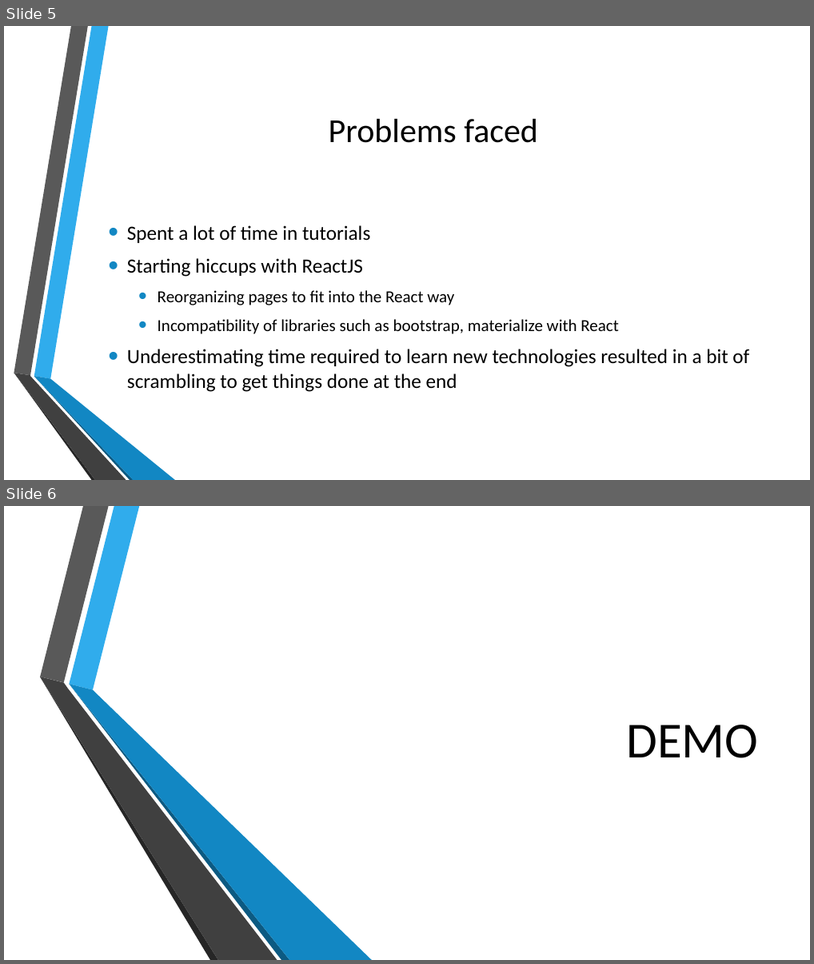
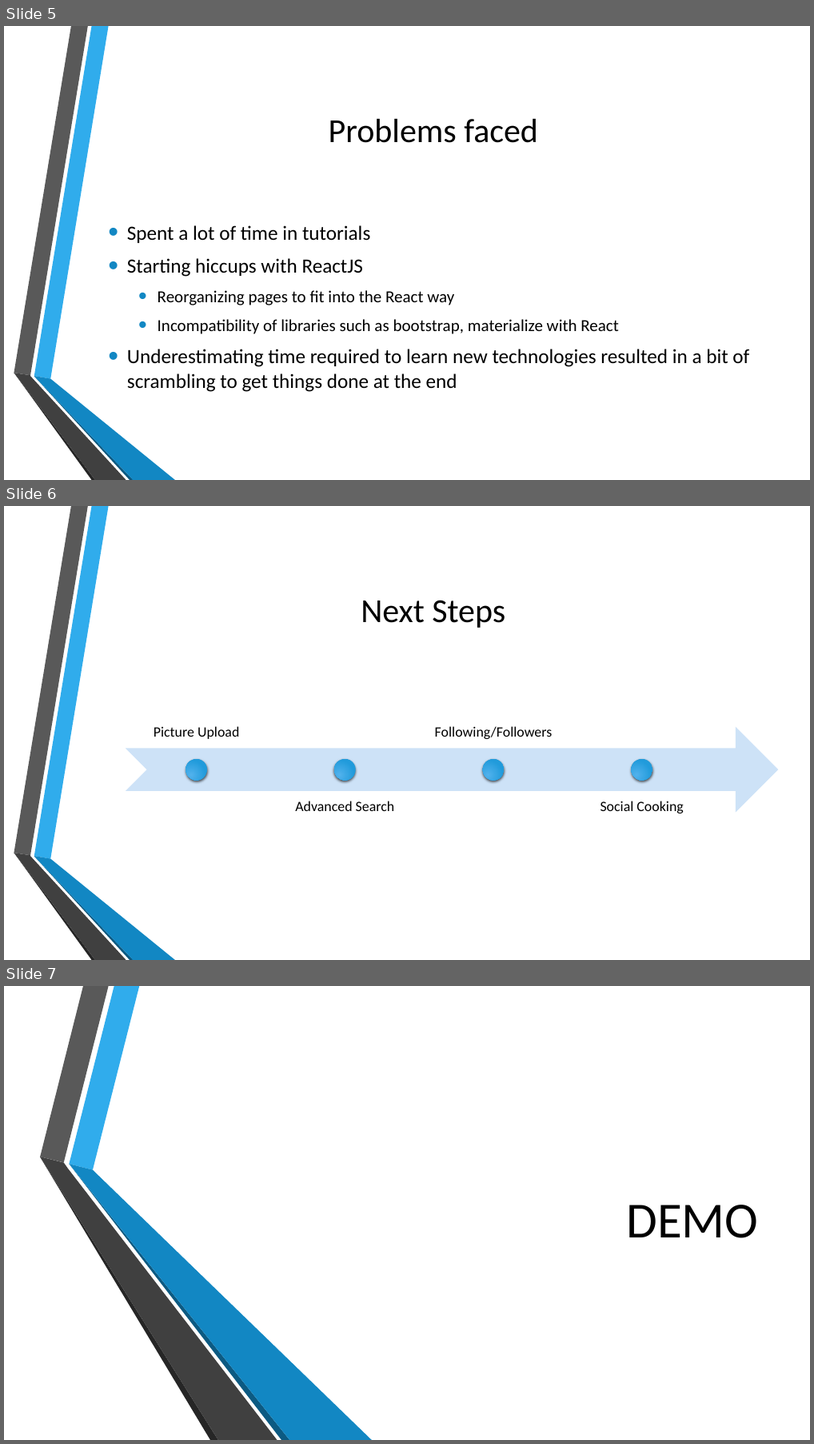
Before and after one commit to abishek91/ChillFood, a slide deck: sprint-presentations/Sprint1.pptx. Shown one above the other, each under a label of ours: slides 5 and 6 before the commit, slides 5, 6 and 7 after it. The pictures are 814x964 and 814x1444 pixels, drawn with LibreOffice and Linux fonts; fonts in the diff are those of the drawing; background and template pictures are left out. Boxes give left, top, right and bottom in pixels: in the first picture for what was removed or moved away, otherwise in the second. Text is boxed around its words. In the diff, an @@ line names an element or a change of style, - is before the commit and + after.

Commit message:
Include next steps

```diff
--- a/sprint-presentations/Sprint1.pptx
+++ b/sprint-presentations/Sprint1.pptx
@@ slide 6 added at box(4, 506, 810, 960), background picture (left out); not listed: 6 template elements that a slide beside it also shows @@
@@ title added at box(361, 600, 506, 628), 40 pt, text #000000 @@
+Next Steps
@@ group added at box(126, 726, 779, 813): 4 texts, 4 ellipses, 1 notched right arrow @@
+Picture Upload
+Advanced Search
+Following/Followers
+Social Cooking
@@ what was slide 6 is now slide 7 @@
```
